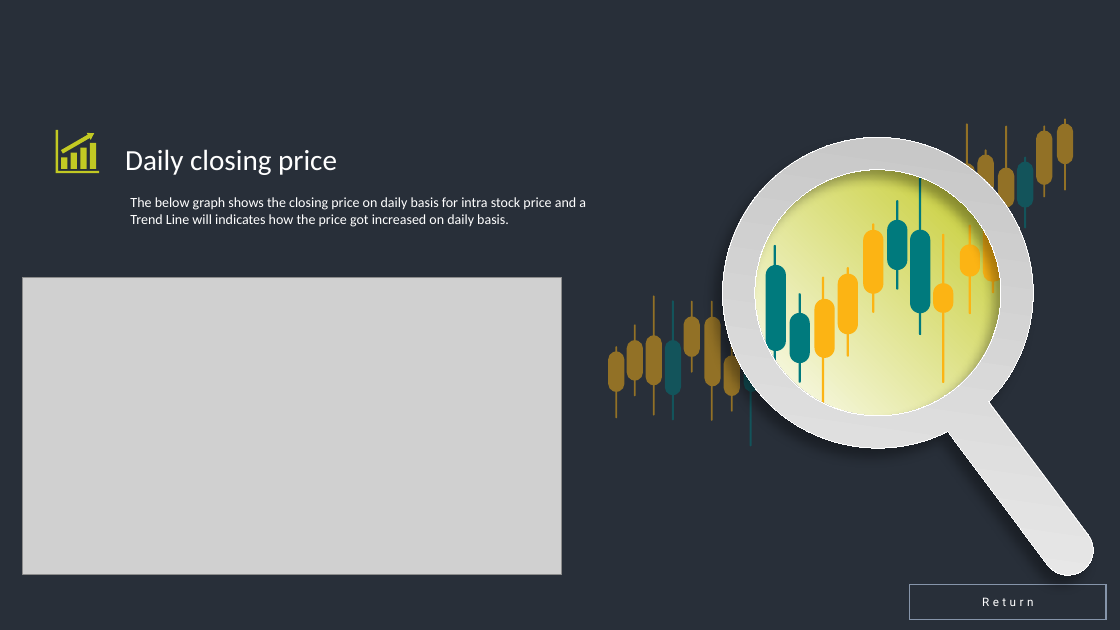
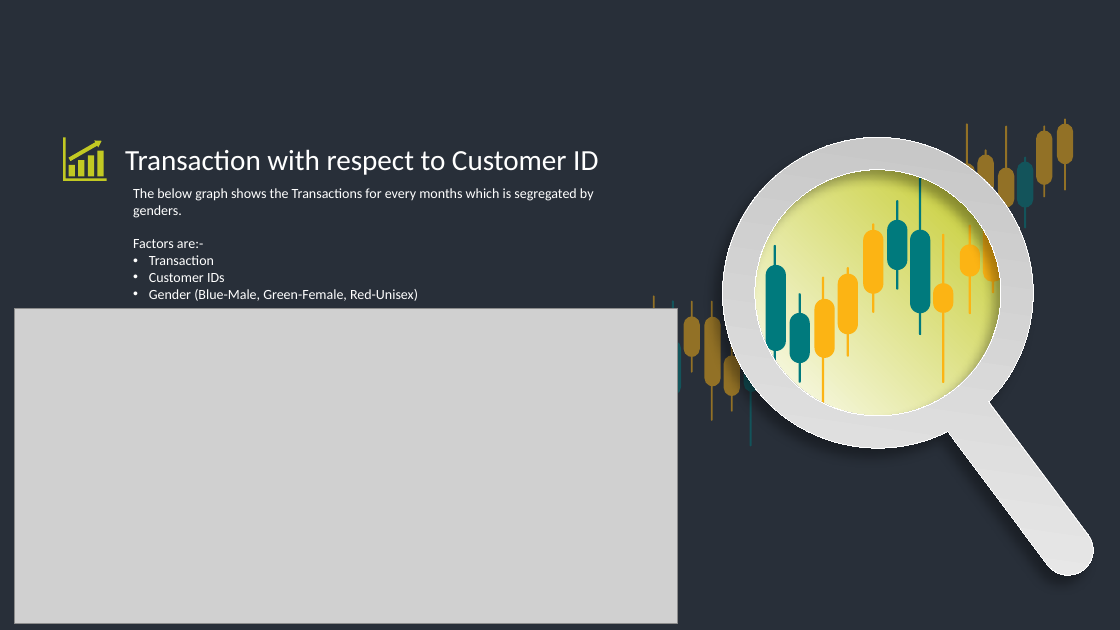
Before and after one commit to ayashkumarrao/KPMG-Virtual-Internship, a slide deck: slide 4 of PROJECT REPORT.pptx (slide 5 before the commit). Drawn at 1120x630 pixels with LibreOffice and Linux fonts; fonts in the diff are those of the drawing; grey boxes stand for pictures. Boxes give left, top, right and bottom in pixels: in the first picture for what was removed or moved away, otherwise in the second. Text is boxed around its words. In the diff, an @@ line names an element or a change of style, - is before the commit and + after.

```diff
--- a/PROJECT REPORT.pptx
+++ b/PROJECT REPORT.pptx
@@ freeform shape: place and size @@
-freeform shape at box(55, 130, 99, 174)
+freeform shape at box(63, 138, 107, 181)
@@ text at box(125, 149, 598, 175): text changed @@
-Daily closing price
+Transaction with respect to Customer ID
@@ text at box(133, 188, 594, 301): text changed @@
-The below graph shows the closing price on daily basis for intra stock price and a Trend Line will indicates how the price got increased on daily basis.
+The below graph shows the Transactions for every months which is segregated by genders.
+Factors are:-
+• Transaction
+• Customer IDs
+• Gender (Blue-Male, Green-Female, Red-Unisex)
@@ picture: place and size @@
-picture at box(23, 278, 562, 575)
+picture at box(14, 308, 677, 623)
@@ parallelogram removed at box(910, 585, 1107, 620) @@
-Return
```
Also in this commit, not shown: 4 other slides changed, 1 slide added, 2 slides removed.
